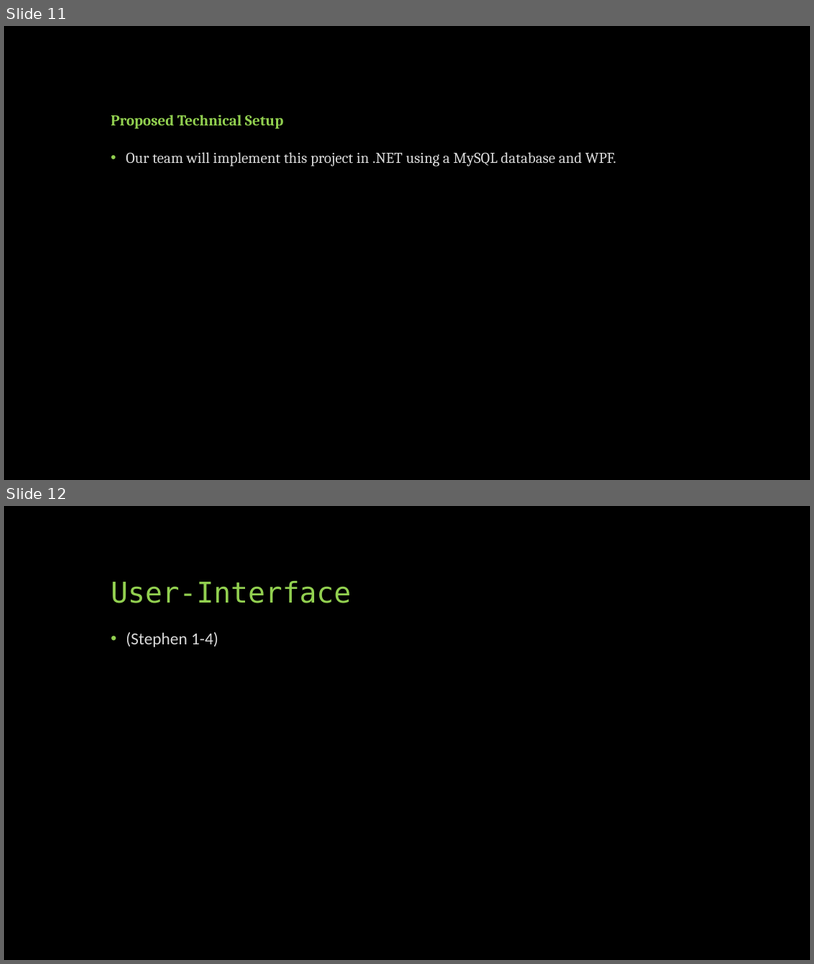
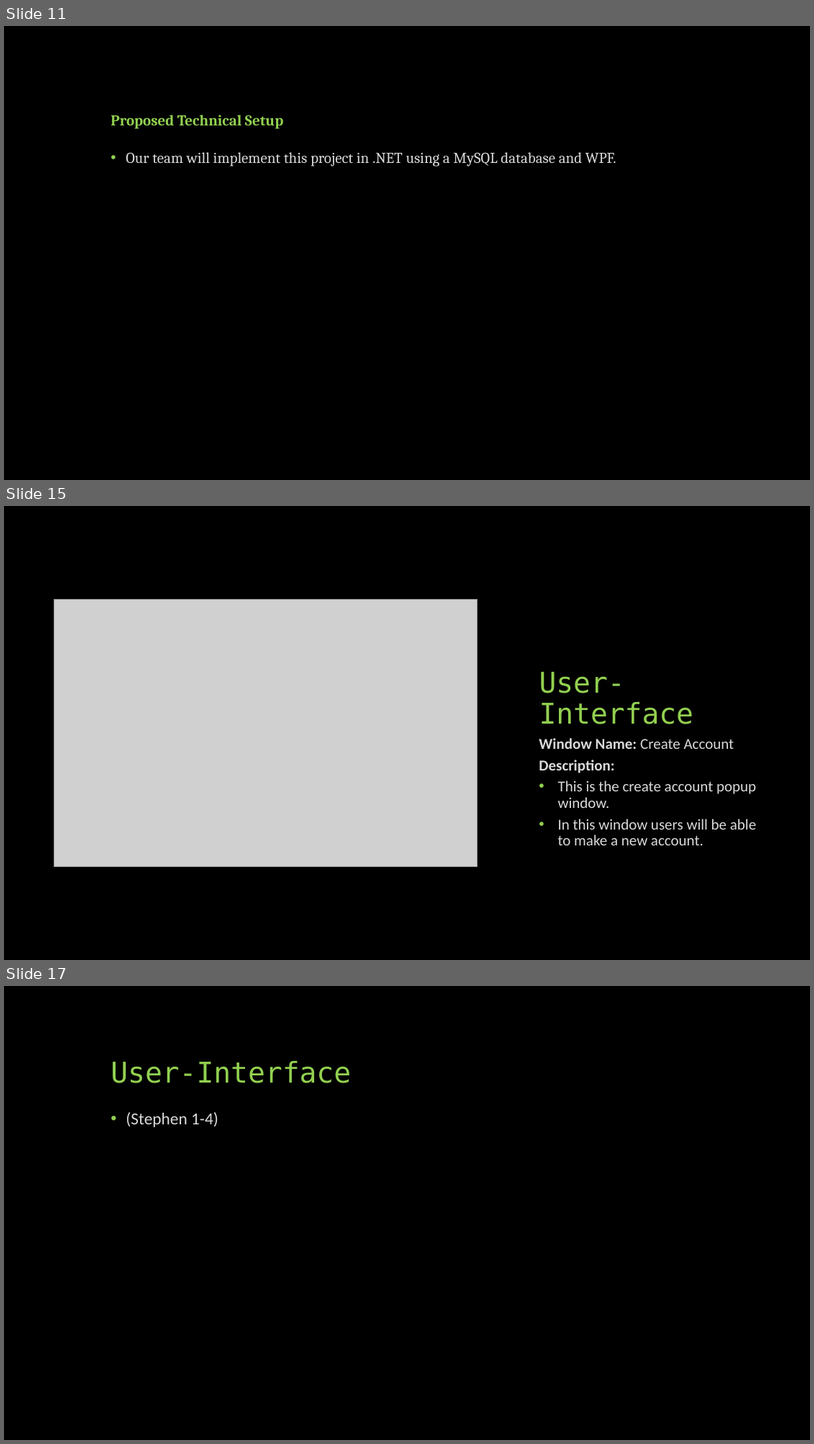
Before and after one commit to CS341-Group-2/sprint-1-presentation, a slide deck: Group 2 Introductory Presentation.pptx. Shown one above the other, each under a label of ours: slides 11 and 12 before the commit, slides 11, 15 and 17 after it; the slides between them are not shown. The pictures are 814x964 and 814x1444 pixels, drawn with LibreOffice and Linux fonts; fonts in the diff are those of the drawing; grey boxes stand for pictures. Boxes give left, top, right and bottom in pixels: in the first picture for what was removed or moved away, otherwise in the second. Text is boxed around its words. In the diff, an @@ line names an element or a change of style, - is before the commit and + after.

Commit message:
Added user-interface stuff
Did about half of the user interface windows.

```diff
--- a/Group 2 Introductory Presentation.pptx
+++ b/Group 2 Introductory Presentation.pptx
@@ slide 15 added at (4, 506, 810, 960), background #000000 @@
@@ picture added at (54, 599, 478, 867) @@
@@ title added at (540, 672, 694, 724), 34 pt, text #92D050 @@
+User-Interface
@@ text added at (539, 738, 756, 845), 18 pt, text #D9D9D9 @@
+Window Name: Create Account
+Description:
+• This is the create account popup window.
+• In this window users will be able to make a new account.
@@ what was slide 12 is now slide 17 @@
```
Also in this commit, not shown: 4 other slides added.
